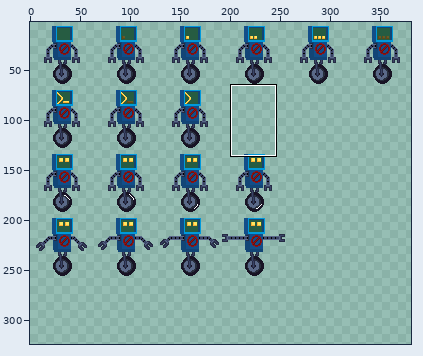
Sprite sheet: Player/codebot sprite sheet.png. The picture above shows the old version from afar; the outline marks the close-up.
Close-up. Before the edit:
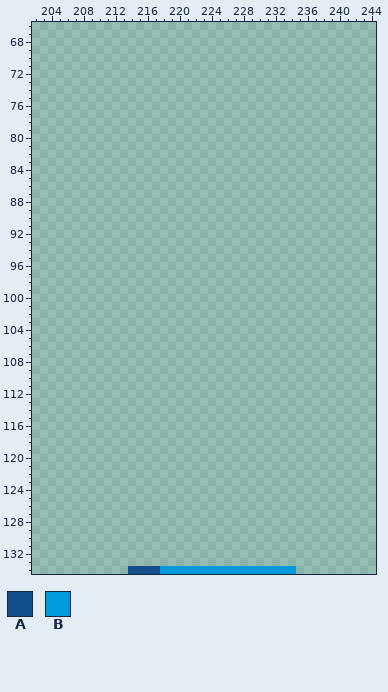
The file is 384x384 pixels. Shown: x 202..244, y 66..134. The wide view leaves out empty margins. The commit also changed other parts of the picture, which this record leaves out.
Palette (. is transparent): A #124e89  B #0099db
Pixels before (only the part around the change), first column x 202:
 66 ...........................................
 67 ...........................................
 68 ...........................................
 69 ...........................................
 70 ...........................................
 71 ...........................................
 72 ...........................................
 73 ...........................................
 74 ...........................................
 75 ...........................................
 76 ...........................................
 77 ...........................................
 78 ...........................................
 79 ...........................................
 80 ...........................................
 81 ...........................................
 82 ...........................................
 83 ...........................................
 84 ...........................................
 85 ...........................................
 86 ...........................................
 87 ...........................................
 88 ...........................................
 89 ...........................................
 90 ...........................................
 91 ...........................................
 92 ...........................................
 93 ...........................................
 94 ...........................................
 95 ...........................................
 96 ...........................................
 97 ...........................................
 98 ...........................................
 99 ...........................................
100 ...........................................
101 ...........................................
102 ...........................................
103 ...........................................
104 ...........................................
105 ...........................................
106 ...........................................
107 ...........................................
108 ...........................................
109 ...........................................
110 ...........................................
111 ...........................................
112 ...........................................
113 ...........................................
114 ...........................................
115 ...........................................
116 ...........................................
117 ...........................................
118 ...........................................
119 ...........................................
120 ...........................................
121 ...........................................
122 ...........................................
123 ...........................................
124 ...........................................
125 ...........................................
126 ...........................................
127 ...........................................
128 ...........................................
129 ...........................................
130 ...........................................
131 ...........................................
132 ...........................................
The same view after the edit:
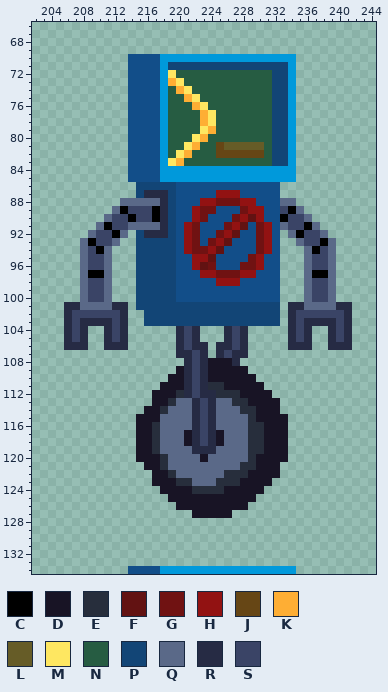
Colours new in this view: C #000000  D #181425  E #272e3c  F #621212  G #701212  H #921212  J #664615  K #feae34  L #665c27  M #fee761  N #265c42  P #124576  Q #5a6988  R #262b44  S #3a4466
Diff:
Changed rows in their new state; - is an unchanged pixel.
first column x 206:
 70 --------AAAABBBBBBBBBBBBBBBBB-------
 71 --------AAAABPPPPPPPPPPPPPPPB-------
 72 --------AAAABMNNNNNNNNNNNNPPB-------
 73 --------AAAABKMNNNNNNNNNNNPPB-------
 74 --------AAAABNKMNNNNNNNNNNPPB-------
 75 --------AAAABNNKMNNNNNNNNNPPB-------
 76 --------AAAABNNNKMNNNNNNNNPPB-------
 77 --------AAAABNNNNKMNNNNNNNPPB-------
 78 --------AAAABNNNNKMNNNNNNNPPB-------
 79 --------AAAABNNNNMKNNNNNNNPPB-------
 80 --------AAAABNNNMKNNNNNNNNPPB-------
 81 --------AAAABNNMKNNJLLLLLNPPB-------
 82 --------AAAABNMKNNNJJJJJJNPPB-------
 83 --------AAAABMKNNNNNNNNNNNPPB-------
 84 --------AAAABBBBBBBBBBBBBBBBB-------
 85 --------AAAABBBBBBBBBBBBBBBBB-------
 86 ---------PPPPPAAAAAAAAAAAAA---------
 87 ---------PRRRPAAAAAHHHAAAAA---------
 88 -------QQQQQRPAAAHHGGGHHAAAQQ-------
 89 ------QCSSSCRPAAHGGAAAGHHAASCQ------
 90 -----QSSCSSCRPAAHGAAAGHFHAACSSQ-----
 91 ----QCSSQQQQRPAHGAAAGHFAGHAQSSCQ----
 92 ---QSSCQ-PRRRPAHGAAGHFAAGHA-QCSSQ---
 93 --QCSSQ--PPPPPAHGAGHFAAAGHA--QSSCQ--
 94 --QSCQ---PPPPPAHGGHFAAAAGHA---QCSQ--
 95 --QSSQ---PPPPPAAHHFAAAAGHAA---QSSQ--
 96 --QSSQ---PPPPPAAHFGAAAGGHAA---QSSQ--
 97 --QCCQ---PPPPPAAAHHGGGHHAAA---QCCQ--
 98 --QSSQ---PPPPPAAAAAHHHAAAAA---QSSQ--
 99 --QSSQ---PPPPPAAAAAAAAAAAAA---QSSQ--
100 --QSSQ---PPPPPAAAAAAAAAAAAA---QSSQ--
101 RRQQQQRR-PPPPPPPPPPPPPPPPPP-RRQQQQRR
102 RSSSSSSR--PPPPPPPPPPPPPPPPP-RSSSSSSR
103 RSRRRRSR--PPPPPPPPPPPPPPPPP-RSRRRRSR
104 RSR--RSR------RSR---RSR-----RSR--RSR
105 RSR--RSR------RSR---RSR-----RSR--RSR
106 RRR--RRR------RSRR-RRSR-----RRR--RRR
107 --------------RRSR-RSRR-------------
108 ---------------RSRDDDR--------------
109 --------------DRSRDDDDD-------------
110 -------------DDRSRDDDDDD------------
111 ------------DDDRSREEDDDDD-----------
112 -----------DDDERSRREEEDDDD----------
113 -----------DDEQQRSRQQEEDDDD---------
114 ----------DDEQQQRSRQQQEEDDD---------
115 ---------DDDQQQQRSRQQQQEDDDD--------
116 ---------DDEQQQQRSRQQQQEEDDD--------
117 ---------DDEQQQDRSRDQQQEEDDD--------
118 ---------DDEQQQDRSRDQQQEEDDD--------
119 ---------DDEQQQQRRRQQQQEEDDD--------
120 ---------DDDEQQQQDQQQQQEDDDD--------
121 ----------DDEQQQQQQQQQEEDDD---------
122 -----------DDEQQQQQQEEEDDDD---------
123 -----------DDDEEQQQEEEDDDD----------
124 ------------DDDDEEEEDDDDD-----------
125 -------------DDDDDDDDDDD------------
126 --------------DDDDDDDDD-------------
127 ----------------DDDDD---------------
